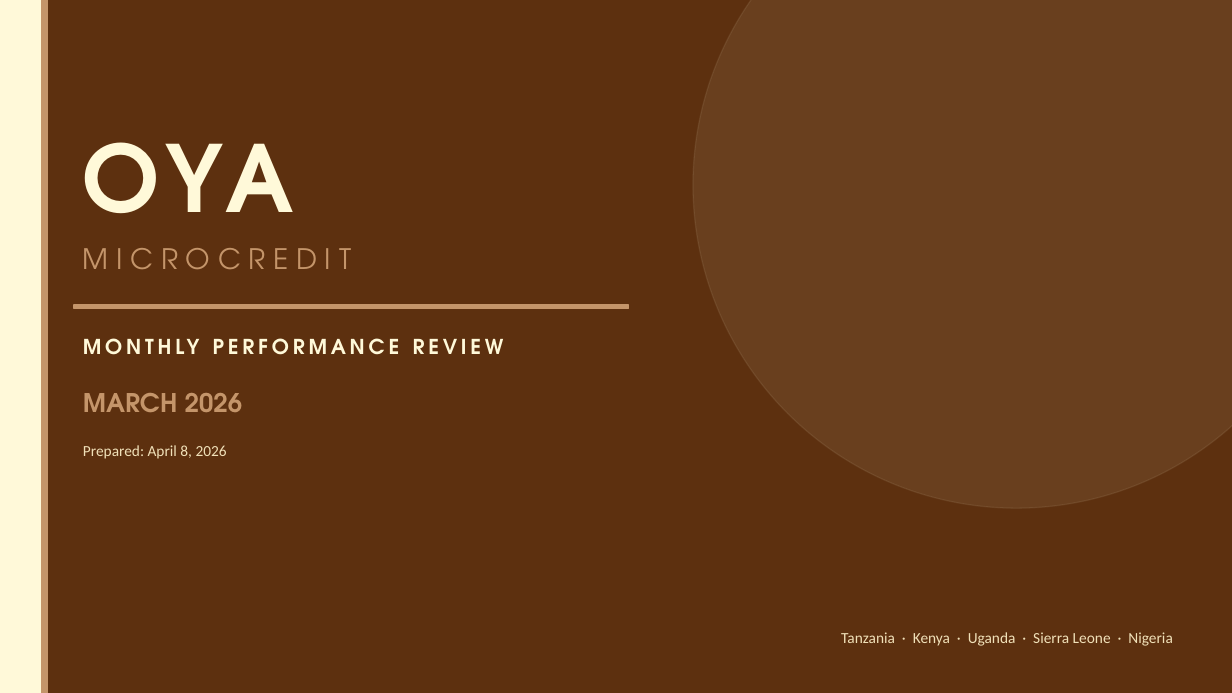
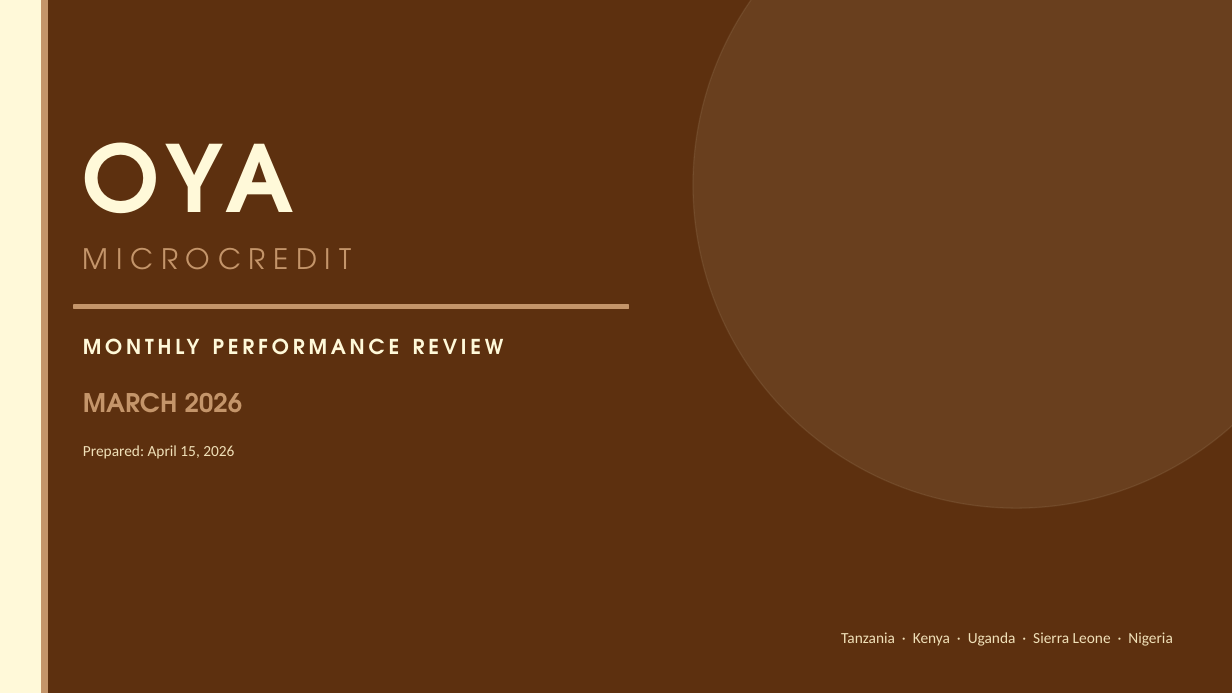
Before and after one commit to ikyei/oya-monthly, a slide deck: slide 1 of reports/2026-03.pptx. Drawn at 1232x693 pixels with LibreOffice and Linux fonts; fonts in the diff are those of the drawing. Boxes give left, top, right and bottom in pixels: in the first picture for what was removed or moved away, otherwise in the second. Text is boxed around its words. In the diff, an @@ line names an element or a change of style, - is before the commit and + after.

```diff
--- a/reports/2026-03.pptx
+++ b/reports/2026-03.pptx
@@ text at (x1=83, y1=445, x2=234, y2=459): text changed @@
-Prepared: April 8, 2026
+Prepared: April 15, 2026
```
Also in this commit, not shown: 1 other file.
